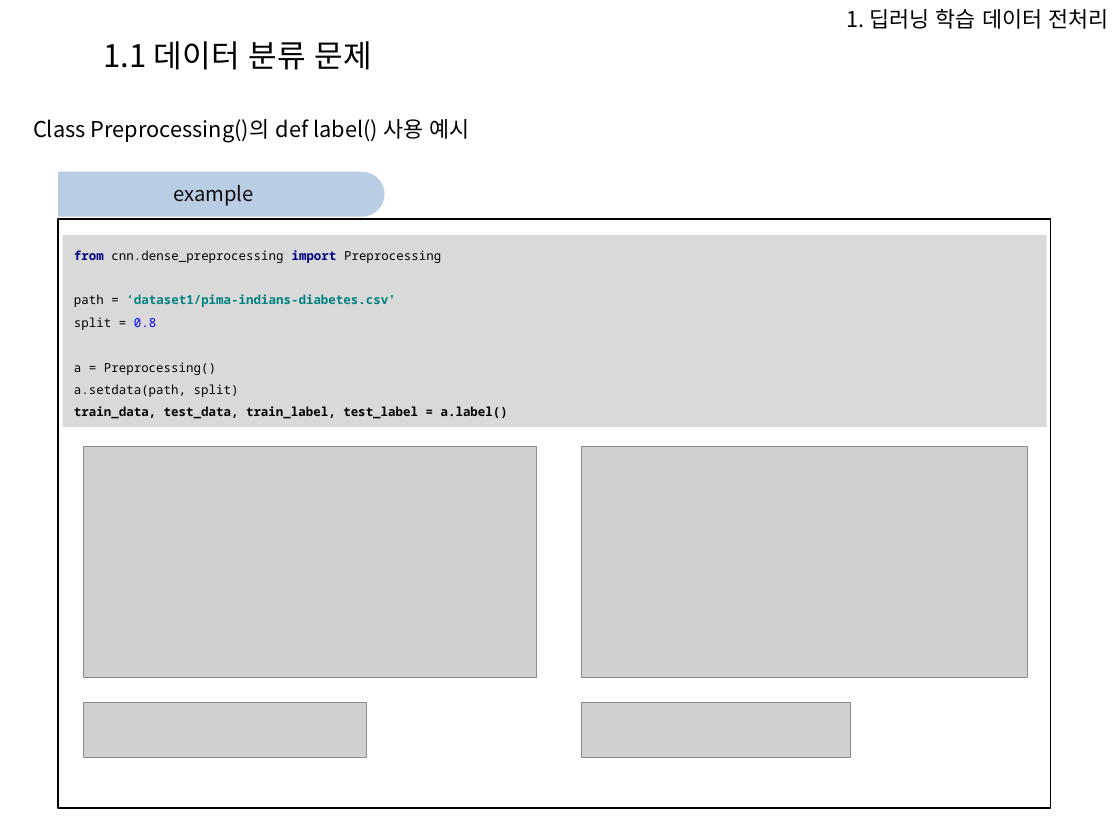
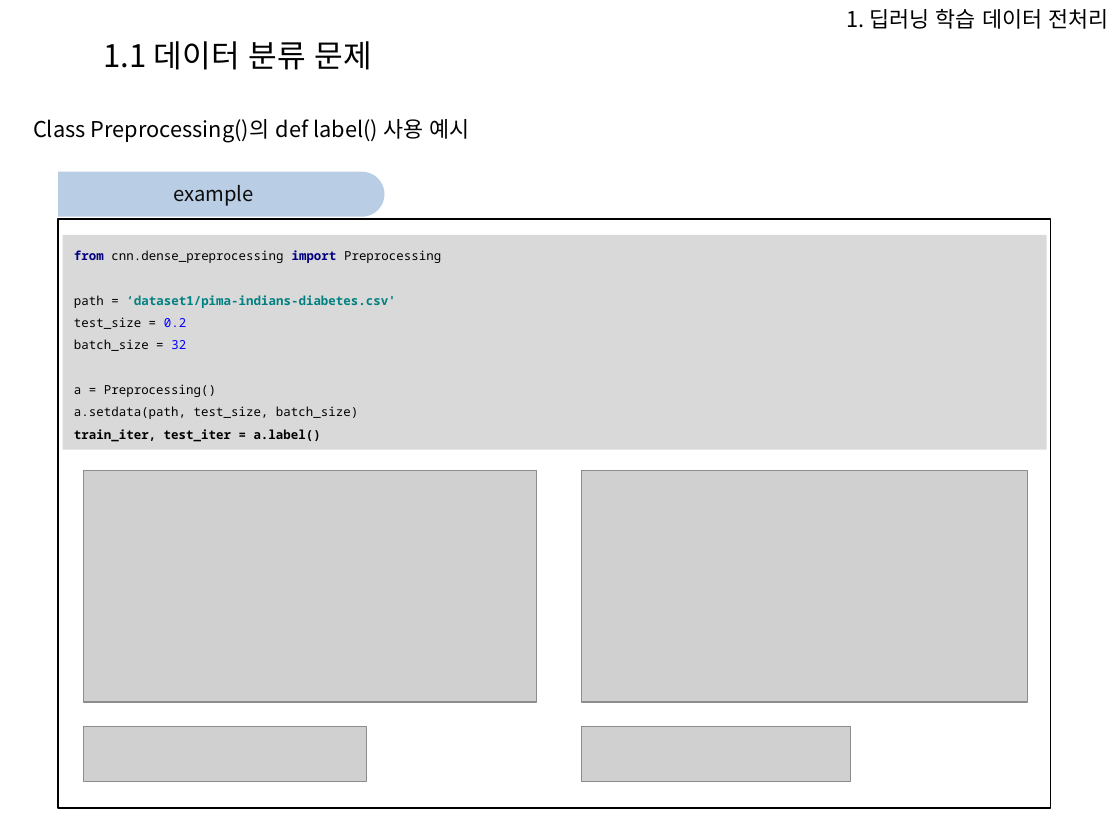
Before and after one commit to Heechul90/Preprocessing, a slide deck: slide 6 of 파이썬 전처리 코드 모듈화 설명.pptx. Drawn at 1120x840 pixels with LibreOffice and Linux fonts; fonts in the diff are those of the drawing; grey boxes stand for pictures; background and template pictures are left out. Boxes give left, top, right and bottom in pixels: in the first picture for what was removed or moved away, otherwise in the second. Text is boxed around its words. In the diff, an @@ line names an element or a change of style, - is before the commit and + after.

Commit message:
preprocessing

```diff
--- a/파이썬 전처리 코드 모듈화 설명.pptx
+++ b/파이썬 전처리 코드 모듈화 설명.pptx
@@ rectangle "from cnn.dense_preprocessing import Preprocessing path ..." resized from (x1=63, y1=235, x2=1047, y2=428) to (x1=63, y1=235, x2=1047, y2=450) @@
@@ text in rectangle at (x1=74, y1=250, x2=441, y2=442): text changed; bold off @@
-from cnn.dense_preprocessing import Preprocessing
-path = ‘dataset1/pima-indians-diabetes.csv'
-split = 0.8
-a = Preprocessing()
-a.setdata(path, split)
-train_data, test_data, train_label, test_label = a.label()
+from cnn.dense_preprocessing import Preprocessing
+path = ‘dataset1/pima-indians-diabetes.csv'
+test_size = 0.2
+batch_size = 32
+a = Preprocessing()
+a.setdata(path, test_size, batch_size)
+train_iter, test_iter = a.label()
@@ 4 pictures moved together from (x1=84, y1=447, x2=1027, y2=757) to (x1=84, y1=470, x2=1027, y2=782) @@
```
Also in this commit, not shown: 4 other slides changed, 2 slides added, 12 other files.
